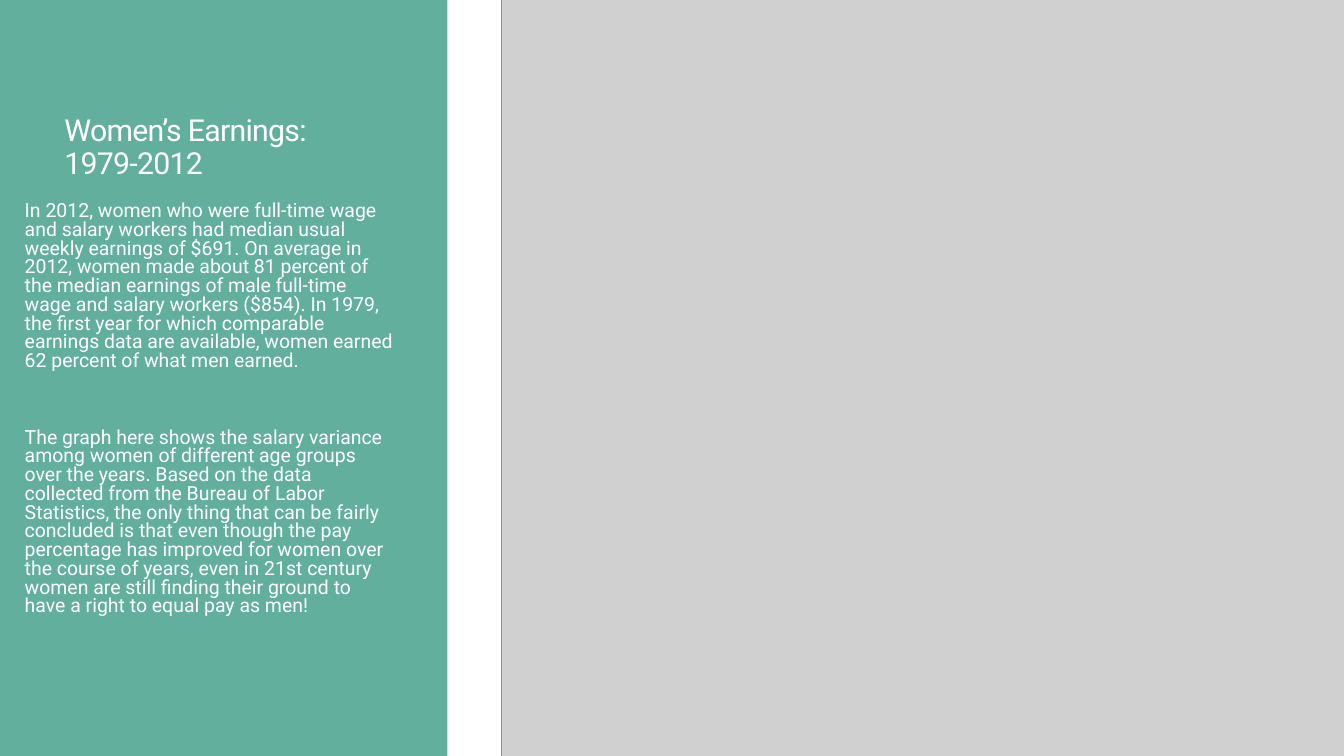
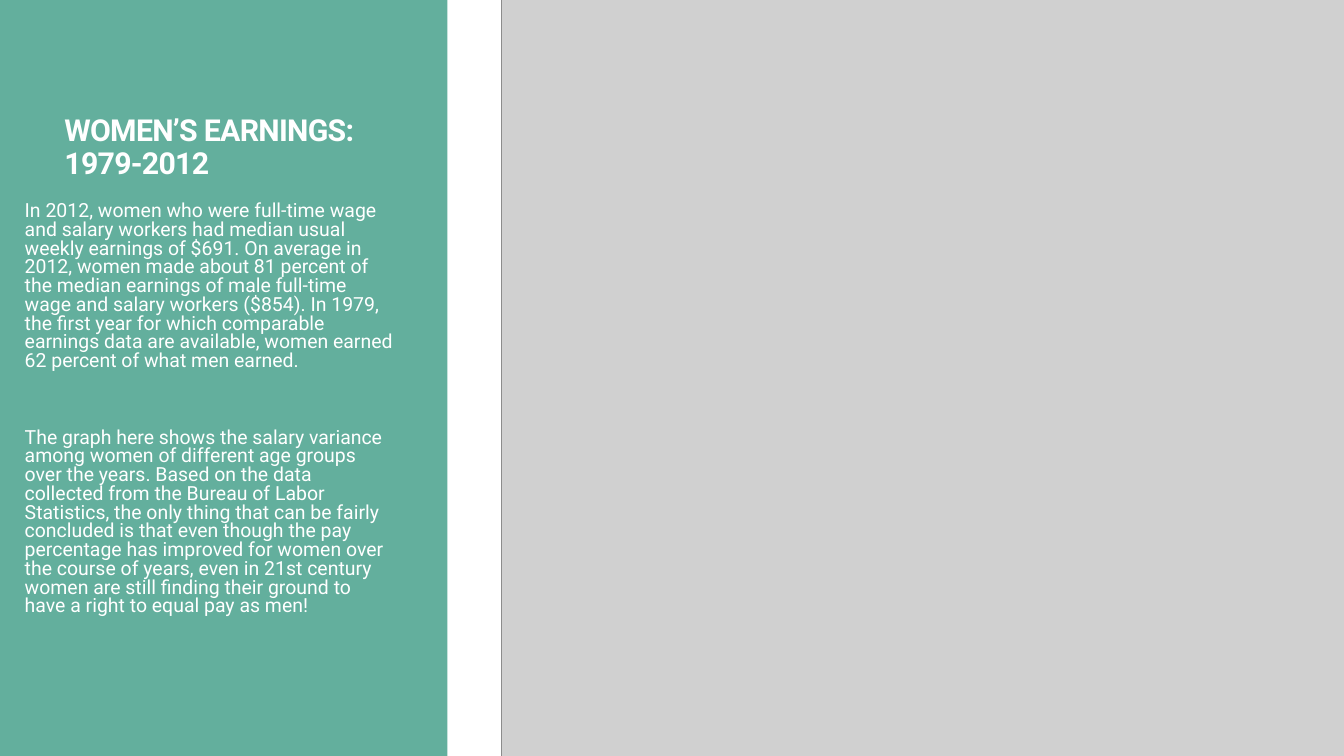
Before and after one commit to euphoniey/Project_1-team-2, a slide deck: slide 7 of Employment statistics REVA - Team 2 (1).pptx (slide 6 before the commit). Drawn at 1344x756 pixels with LibreOffice and Linux fonts; fonts in the diff are those of the drawing; grey boxes stand for pictures. Boxes give left, top, right and bottom in pixels: in the first picture for what was removed or moved away, otherwise in the second. Text is boxed around its words. In the diff, an @@ line names an element or a change of style, - is before the commit and + after.

```diff
--- a/Employment statistics REVA - Team 2 (1).pptx
+++ b/Employment statistics REVA - Team 2 (1).pptx
@@ title at [64,118,354,175]: text changed; bold on @@
-Women’s Earnings: 1979-2012
+WOMEN’S EARNINGS: 1979-2012
```
Also in this commit, not shown: 7 other slides changed, 2 slides added, 1 other file.
